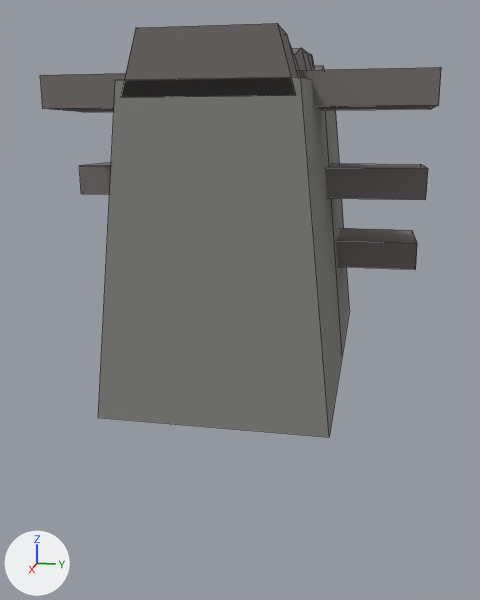
An edit to the FBX model client/Assets/Resources/Nature/WallStile.fbx, drawn before and after from the same camera.
The view is the same before and after, from a 50 mm camera at (1.711, 0.305, 0.52) aimed at (0.03, -0.032, 0.1). Every picture has the same lights, and +X, +Y and +Z are marked at lower left. The older version comes first. Mesh edges are drawn as thin lines. Where no turn or scale is listed for an object, it has been applied to the vertices.

In view in the first picture: 'WallStile'.
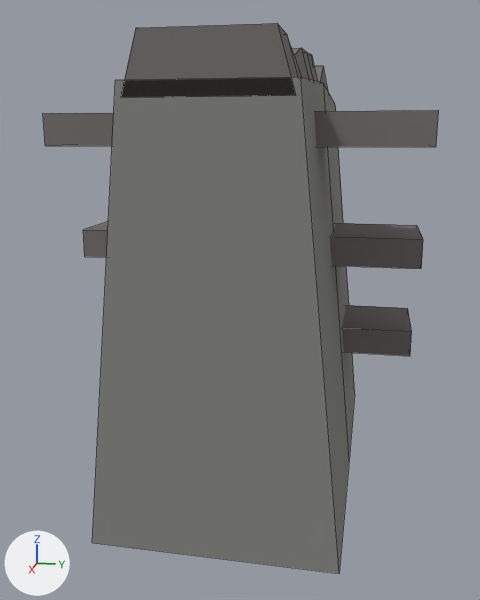
The newer file is also turned or shifted as a whole; pictures and numbers use the older file's frame.

The change, as a list of edits to the scene's bpy script:
```text
Change me_wallstile:
    used by ob_wallstile; location = (0.0, 0.0, 0.0)
    before: 0 (-0.5, -0.24, -0.05), 1 (-0.5, 0.24, -0.05) at pixel (349, 310), 4 (0.0, -0.24, -0.05), 5 (0.0, 0.24, -0.05) at pixel (342, 356), 8 (0.5, -0.24, -0.05) at pixel (98, 417)
    before: 9 (0.5, 0.24, -0.05) at pixel (329, 437)
    remove me_wallstile.from_pydata(...)  # 72 vertices, 54 faces; spans x -0.5..0.5, y -0.42..0.42, z -0.05..0.736
    add me_wallstile.from_pydata(...)  # 72 vertices, 54 faces; spans x -0.5..0.5, y -0.42..0.42, z -0.35..0.736
    me_wallstile part 1: the loose piece of 8 vertices spanning x -0.329..-0.071, y -0.42..0.42, z 0.18..0.25 is moved by (0.0, 0.0, -0.24)
    me_wallstile part 2: the loose piece of 8 vertices spanning x -0.128..0.128, y -0.42..0.42, z 0.38..0.45 is moved by (0.0, 0.0, -0.16)
    me_wallstile part 3: the loose piece of 8 vertices spanning x 0.098..0.302, y -0.42..0.42, z 0.58..0.65 is moved by (0.0, 0.0, -0.08)
    me_wallstile part 4
    add for i in [0, 4, 8]: me_wallstile.vertices[i].co += Vector((0.0, -0.03, -0.3))
    add for i in [1, 5, 9]: me_wallstile.vertices[i].co += Vector((0.0, 0.03, -0.3))
```

What differs and where, as boxes (x1, y1, x2, y2) in the pictures (480 x 600 px; the box of a moved part takes in the faces that stretch with it):
'WallStile', reshaped (33% taller): before (40, 23, 441, 437); after (43, 23, 439, 573)
part 1 of me_wallstile, moved or reshaped: before (336, 228, 417, 270); after (342, 305, 412, 356)
part 2 of me_wallstile, moved or reshaped: before (80, 163, 428, 200); after (83, 222, 423, 269)
part 3 of me_wallstile, moved or reshaped: before (40, 67, 441, 112); after (43, 110, 439, 147)
part 4 of me_wallstile, moved or reshaped: before (98, 77, 349, 437); after (92, 77, 355, 573)
